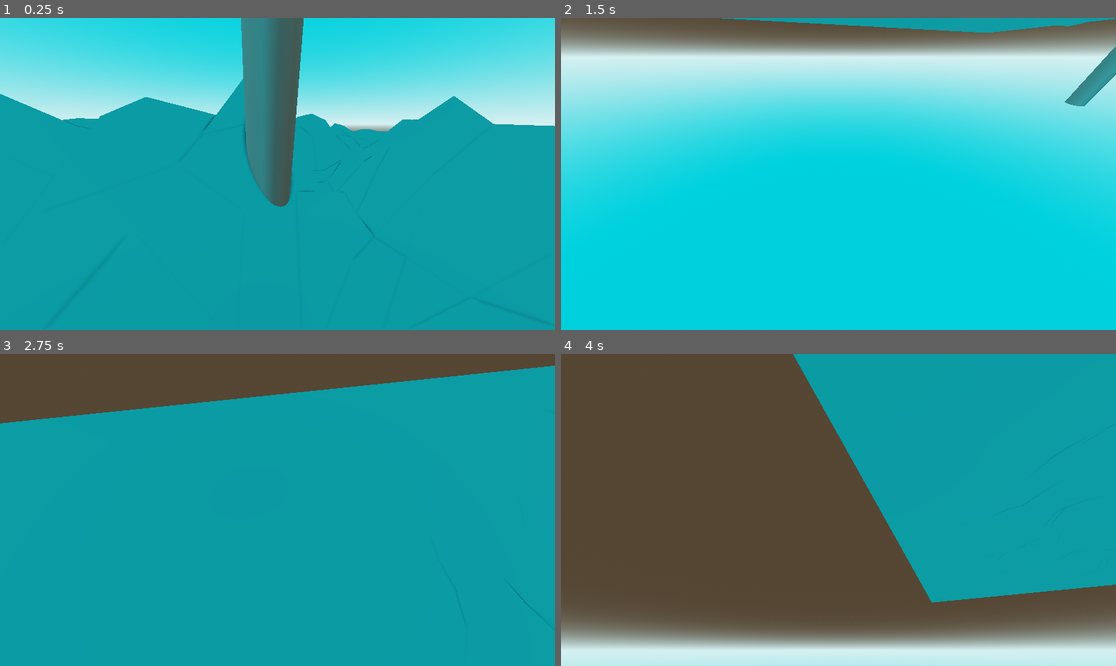
Above: before the commit, frames 1-4 (two rows, left to right).
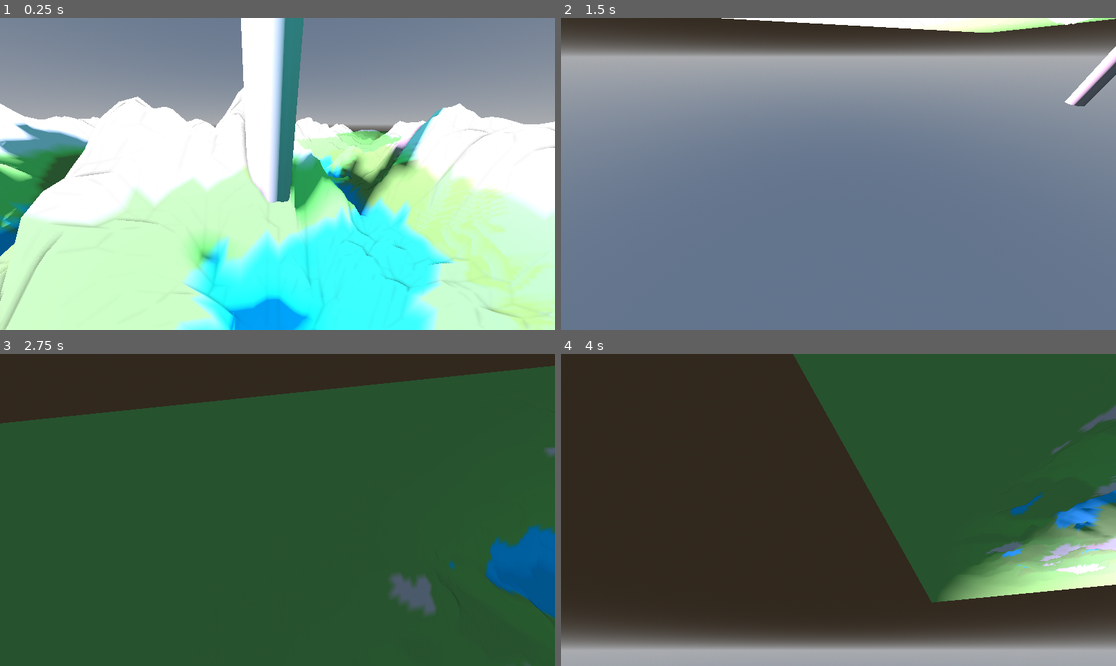
Above: after the commit, the same moments.

Repository: LeonardoLeporati7/Procedural-safari
Game: Godot game, scene res://node_2d.tscn
Two runs of this game, one before a commit and one after it. Both use one fixed random seed, a clock stepped at 60 frames per second and the inputs below.
Inputs (mouse positions are in pixels of both pictures, inside the frame that each line leads up to):
- Up to frame 1 (0.25 s): no input
- Up to frame 2 (1.5 s): tap Enter (ui_accept) at 0.5, 0.77 s; move the mouse to (866, 174) at 0.52 s; hold A (a) 0.53-1.28 s; hold Up (ui_up) from 0.53 s (still down); click (866, 174) at 0.67 s; tap D (d) at 0.8, 1.35 s; move the mouse to (810, 174) at 1.27 s
- Up to frame 3 (2.75 s): keep holding Up (ui_up); tap Enter (ui_accept) at 1.52 s; tap S (s) at 1.55 s; move the mouse to (288, 503) at 2.02 s; hold S (s) from 2.03 s (still down); tap W (w) at 2.3 s
- Up to frame 4 (4 s): keep holding Up (ui_up); move the mouse to (832, 516) at 2.77 s; release S (s) at 2.78 s; tap W (w) at 2.85 s; click (832, 516) at 2.92 s; tap Enter (ui_accept) at 3.02, 3.77 s; tap A (a) at 3.05 s; move the mouse to (877, 513) at 3.52 s; hold A (a) from 3.53 s (still down); tap D (d) at 3.8 s

The runs differ from the first frame. In frame 1, 100% of the frame differs, in the area x 0-100%, y 0-100%; in frame 2, 100%; in frame 3, 100%; in frame 4, 100%.

Commit message:
Add vertex color-based terrain shading and update sky
Implemented vertex color assignment in mesh_instance_3d.gd to visually distinguish terrain heights, and increased mesh resolution for finer detail. Updated node_2d.tscn to use a new sky color scheme and enabled vertex color as albedo for the terrain material.

Diff:
--- a/pistolo/mesh_instance_3d.gd
+++ b/pistolo/mesh_instance_3d.gd
@@ -1,8 +1,8 @@
 extends MeshInstance3D
 
 @export var size := 70.0          # dimensione isola
-@export var resolution := 64     # più basso = più low poly
-@export var height := 7.0         # altezza massima
+@export var resolution := 324     # più basso = più low poly
+@export var height := 6         # altezza massima
 
 @export var noise_scale := 0.1
 
@@ -13,6 +13,9 @@
 	noise.frequency = noise_scale
 	generate_terrain()
 
+
+
+
 func generate_terrain():
 	var plane := PlaneMesh.new()
 	plane.size = Vector2(size, size)
@@ -20,6 +23,10 @@
 	plane.subdivide_depth = resolution
 	var arrays := plane.get_mesh_arrays()
 	var vertices: PackedVector3Array = arrays[ArrayMesh.ARRAY_VERTEX]
+	var colors : PackedColorArray = []
+	colors.resize(vertices.size())
+
+	var cosaaa = 0
 
 	for i in vertices.size():
 		var v := vertices[i]
@@ -34,9 +41,24 @@
 		v.y = h * height * island_mask
 		vertices[i] = v
 
+		if cosaaa < 20:
+			print("v che cazzo ne so: ", island_mask )
+			cosaaa+=1
+
+		if(v.y < -0.8):
+			print(v)
+			colors[i]= Color(0.0, 0.72, 0.989, 8.0)
+		elif (v.y < 0.6):
+			colors[i]= Color(0.417, 0.692, 0.331, 1.0)
+		else:
+			colors[i]= Color(0.737, 0.737, 0.737, 1.0)
+
+
+
+
 	arrays[ArrayMesh.ARRAY_VERTEX] = vertices
+	arrays[ArrayMesh.ARRAY_COLOR] = colors
 
 	var mesh := ArrayMesh.new()
 	mesh.add_surface_from_arrays(Mesh.PRIMITIVE_TRIANGLES, arrays)
-
 	self.mesh = mesh
--- a/pistolo/node_2d.tscn
+++ b/pistolo/node_2d.tscn
@@ -3,22 +3,20 @@
 [ext_resource type="Script" uid="uid://d071i40mvkyrc" path="res://camera_3d.gd" id="1_0e48y"]
 [ext_resource type="Script" uid="uid://cwh3sqmrq2gya" path="res://mesh_instance_3d.gd" id="1_wtcfe"]
 
-[sub_resource type="ProceduralSkyMaterial" id="ProceduralSkyMaterial_0hol4"]
-sky_top_color = Color(0, 0.5080529, 0.5613696, 1)
-sky_horizon_color = Color(0.5306866, 0.64994985, 0.654279, 1)
-ground_horizon_color = Color(0.5306866, 0.64994985, 0.654279, 1)
-energy_multiplier = 1.35
+[sub_resource type="ProceduralSkyMaterial" id="ProceduralSkyMaterial_0e48y"]
+sky_horizon_color = Color(0.66224277, 0.6717428, 0.6867428, 1)
+ground_horizon_color = Color(0.66224277, 0.6717428, 0.6867428, 1)
 
-[sub_resource type="Sky" id="Sky_q6r6c"]
-sky_material = SubResource("ProceduralSkyMaterial_0hol4")
+[sub_resource type="Sky" id="Sky_epypp"]
+sky_material = SubResource("ProceduralSkyMaterial_0e48y")
 
-[sub_resource type="Environment" id="Environment_kdubu"]
+[sub_resource type="Environment" id="Environment_0hol4"]
 background_mode = 2
-sky = SubResource("Sky_q6r6c")
-tonemap_mode = 2
+sky = SubResource("Sky_epypp")
 ssao_enabled = true
-sdfgi_enabled = true
-glow_enabled = true
+
+[sub_resource type="StandardMaterial3D" id="StandardMaterial3D_0e48y"]
+vertex_color_use_as_albedo = true
 
 [sub_resource type="CylinderMesh" id="CylinderMesh_0e48y"]
 
@@ -64,8 +62,8 @@
 
 [node name="root" type="Node3D" unique_id=60725401]
 
-[node name="WorldEnvironment" type="WorldEnvironment" parent="." unique_id=466972999]
-environment = SubResource("Environment_kdubu")
+[node name="WorldEnvironment" type="WorldEnvironment" parent="." unique_id=496177408]
+environment = SubResource("Environment_0hol4")
 
 [node name="DirectionalLight3D" type="DirectionalLight3D" parent="." unique_id=1980264218]
 transform = Transform3D(-0.8660254, -0.25000003, 0.43301275, 0, 0.8660254, 0.5, -0.50000006, 0.4330127, -0.75, 0, 0, 0)
@@ -80,11 +78,11 @@
 script = ExtResource("1_0e48y")
 
 [node name="MeshInstance3D" type="MeshInstance3D" parent="." unique_id=1653222808]
+material_override = SubResource("StandardMaterial3D_0e48y")
 script = ExtResource("1_wtcfe")
 
 [node name="OmniLight3D" type="OmniLight3D" parent="." unique_id=1825856665]
 transform = Transform3D(1, 0, 0, 0, 1, 0, 0, 0, 1, 5.9321566, 3.701814, 4.5744734)
-visible = false
 light_color = Color(0.16159602, 1.0039686, 1.0000322, 1)
 light_energy = 2.079
 light_size = 0.478
@@ -98,7 +96,6 @@
 
 [node name="OmniLight3D2" type="OmniLight3D" parent="." unique_id=1194018594]
 transform = Transform3D(1, 0, 0, 0, 0.9999787, -0.006527485, 0, 0.006527485, 0.9999787, -34.18641, 11.837156, 12.24629)
-visible = false
 light_color = Color(0.95304364, 0.68386143, 0.8735729, 1)
 light_energy = 8.912
 light_indirect_energy = 7.418
